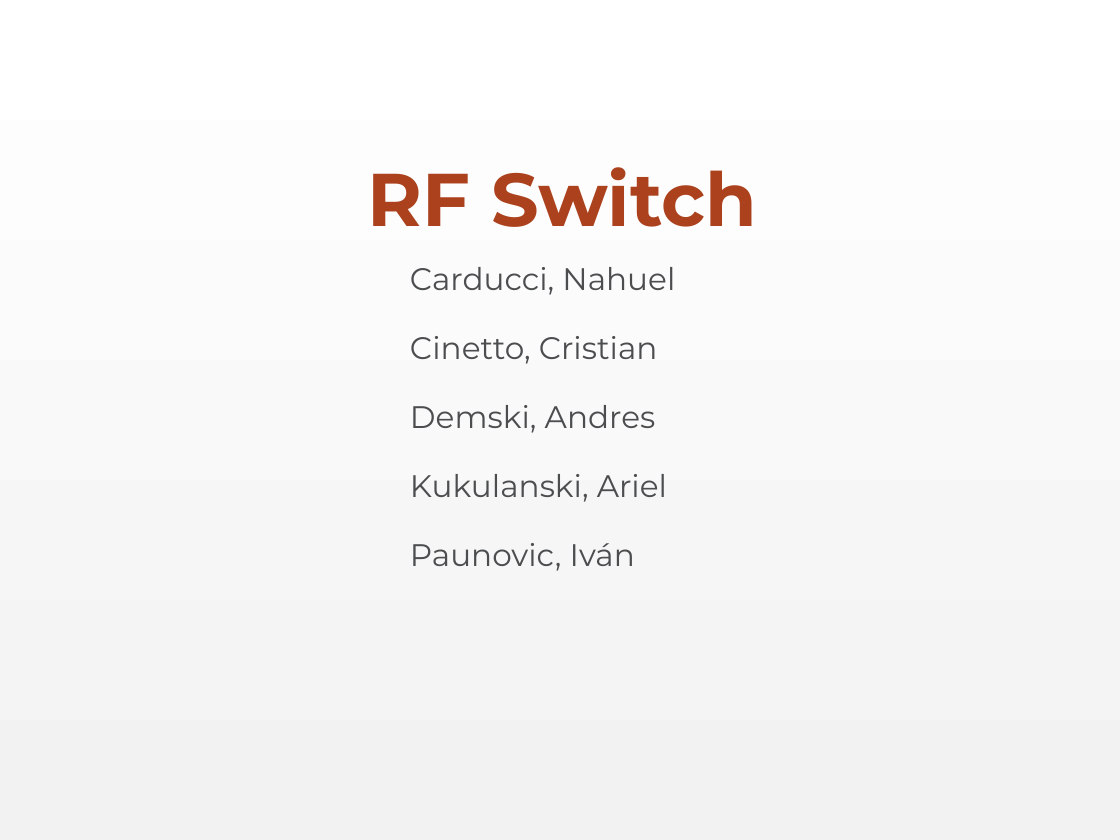
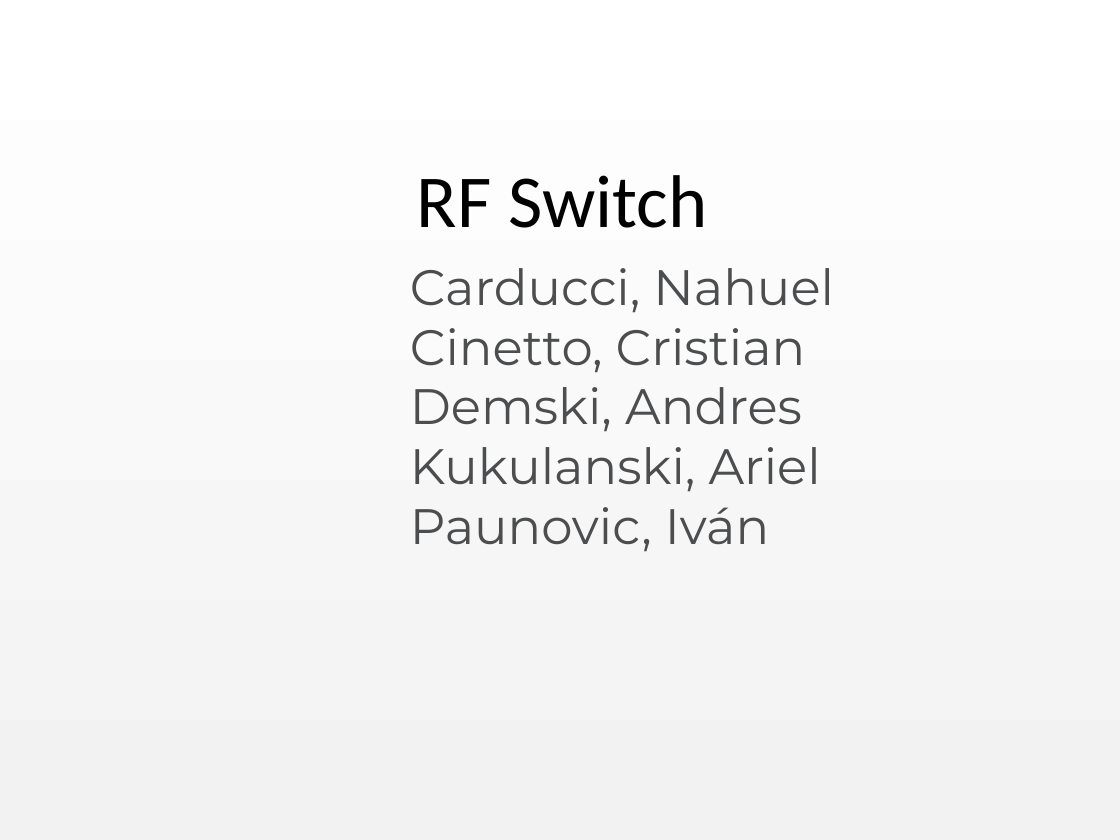
Before and after one commit to akukulanski/RF_Switch_3GHz, a slide deck: slide 1 of Presentación/RF Switch.pptx. Drawn at 1120x840 pixels with LibreOffice and Linux fonts; fonts in the diff are those of the drawing; background and template pictures are left out. Boxes give left, top, right and bottom in pixels: in the first picture for what was removed or moved away, otherwise in the second. Text is boxed around its words. In the diff, an @@ line names an element or a change of style, - is before the commit and + after.

```diff
--- a/Presentación/RF Switch.pptx
+++ b/Presentación/RF Switch.pptx
@@ rectangle added at box(0, 0, 1120, 840), fill gradient #F2F2F2 to #FFFFFF @@
@@ text "RF Switch" at box(417, 175, 707, 228): font Montserrat to Calibri, text colour #AC411D to #000000, bold off; line spacing 0.9 to 1 @@
@@ text "Carducci, Nahuel" at box(410, 268, 834, 552): size 20 to 32 pt; line spacing 1.1 to 1; less space between paragraphs; vertical alignment top to bottom @@
```
Also in this commit, not shown: 6 other slides changed, 8 slides added, 5 slides removed, 14 other files.
